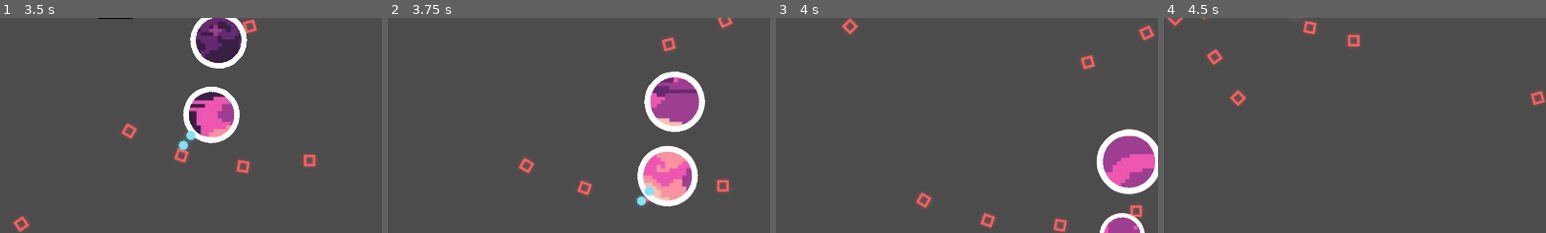
Above: before the commit, frames 1-4 (left to right).
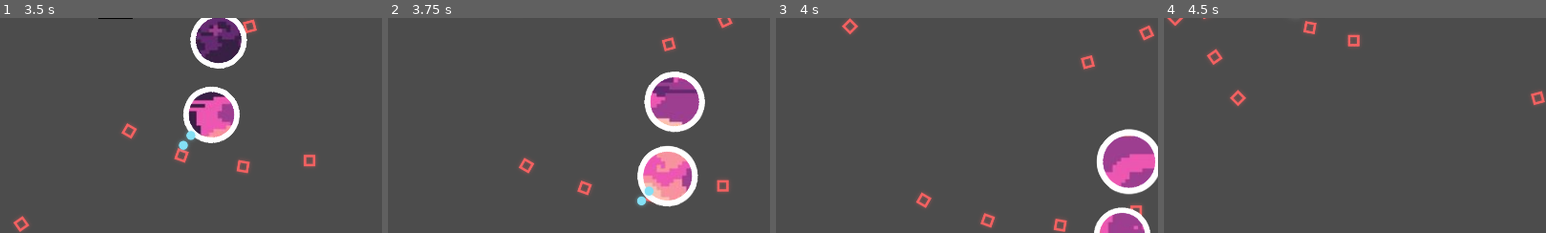
Above: after the commit, the same moments.

Repository: SAM2WOW/ProjectDanmaku
Game: Godot game, scene res://scenes/Test.tscn
The game is run twice, just before and just after one commit, with the same random seed, the same clock (stepped at 60 frames per second) and the same inputs. This scene is started directly instead of the project's main scene. The engine's default icon, where the game draws it, is replaced by a stand-in: a white triangle on a blue panel in a dark square.
Inputs (mouse positions are % of the whole screen's width and height, from its top left):
- Up to frame 1 (3.5 s): tap Enter at 0.5 s; move the mouse to (72, 45) at 0.52 s; hold D (move_right) 0.53-1.28 s; hold Shift (holding_shift) 0.53-1.28 s; click (72, 45) at 0.67 s; move the mouse to (30, 55) at 1.27 s; hold S (move_down) 1.28-2.03 s; click (30, 55) at 1.35 s; move the mouse to (60, 28) at 2.02 s; hold D (move_right) 2.03-2.78 s; hold Shift (holding_shift) 2.03-2.78 s; move the mouse to (45, 70) at 2.77 s; hold W (move_up) from 2.78 s (still down); click (45, 70) at 2.85 s
- Up to frame 2 (3.75 s): move the mouse to (80, 65) at 3.52 s; release W (move_up) at 3.53 s; hold A (move_left) from 3.53 s (still down); hold Shift (holding_shift) from 3.53 s (still down)
- Up to frame 3 (4 s): keep holding A (move_left); keep holding Shift (holding_shift)
- Up to frame 4 (4.5 s): keep holding A (move_left); move the mouse to (20, 35) at 4.27 s; release Shift (holding_shift) at 4.28 s; click (20, 35) at 4.35 s
The pictures show only the part of the screen within x 26-76%, y 50-100%; the shares and areas given below are measured in that part.

Frames 1-2 are identical in both runs. In frame 3, 0.9% of the frame differs, in the area x 83-98%, y 88-100%; in frame 4, nothing differs.
Error in both runs: Attempt to call function 'set_max' in base 'null instance' on a null instance. (res://scripts/Console.gd:12)

Commit message:
Update TransBullet.gd

Diff:
--- a/objects/weapons/TransBullet.gd
+++ b/objects/weapons/TransBullet.gd
@@ -126,7 +126,7 @@
 
 
 func damage(damage):
-	damage = damage #* 0.1
+	damage = damage * 0.1
 	base_growth_rate = 0.01
 	if damage > 4:
 		damage = 4
@@ -134,7 +134,7 @@
 	print('trans damage%d' % damage)
 	_on_hit(damage)
 	if $area.scale.x > 0.7:
-		$area.scale -= Vector2(0.12,0.12) * damage
+		$area.scale -= Vector2(0.15,0.15) * damage
 	health -= 1 * damage
 
 
